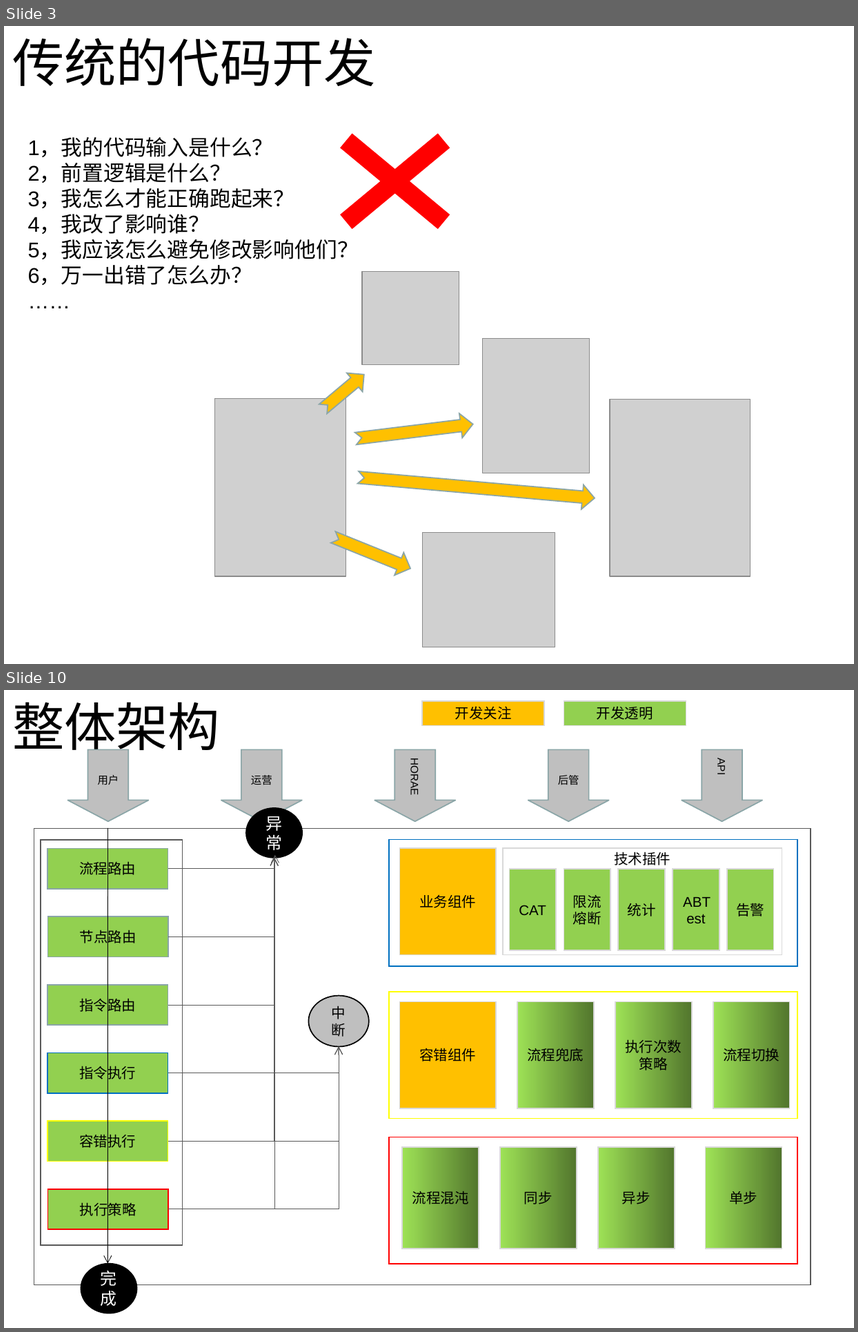
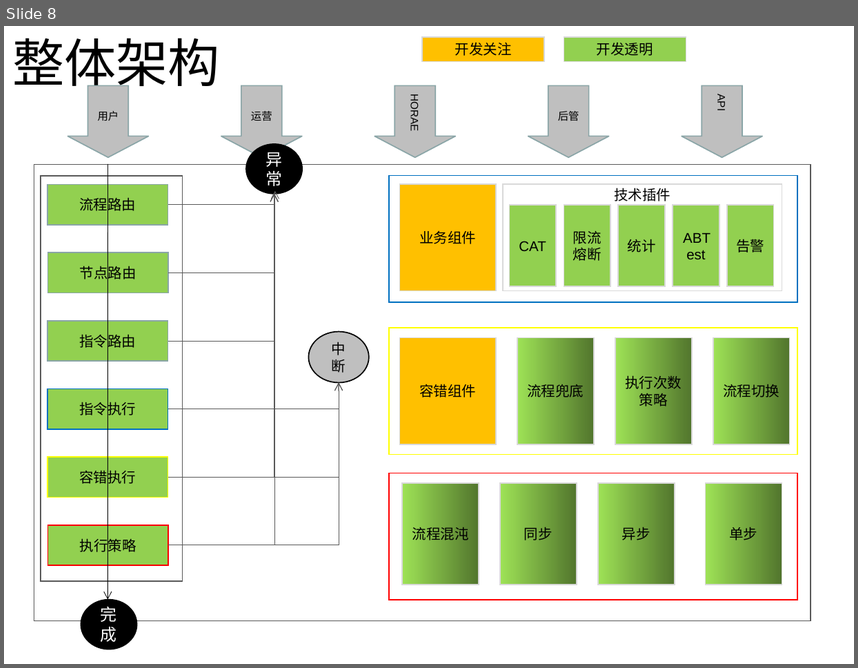
Before and after one commit to mmbbdddd/process-control, a slide deck: doc/流程编排组件说明.pptx. Shown one above the other, each under a label of ours: slides 3 and 10 before the commit, slide 8 after it; the slides between them are not shown. The pictures are 858x1332 and 858x668 pixels, drawn with LibreOffice and Linux fonts; fonts in the diff are those of the drawing; grey boxes stand for pictures. Boxes give left, top, right and bottom in pixels: in the first picture for what was removed or moved away, otherwise in the second. Text is boxed around its words. In the diff, an @@ line names an element or a change of style, - is before the commit and + after.

```diff
--- a/doc/流程编排组件说明.pptx
+++ b/doc/流程编排组件说明.pptx
@@ slide 3 removed at (4,26,854,664), background #FFFFFF @@
@@ title removed at (12,38,376,86) @@
-传统的代码开发
@@ cross removed at (301,103,488,258) @@
@@ text removed at (28,138,359,285) @@
-1，我的代码输入是什么？
-2，前置逻辑是什么？
-3，我怎么才能正确跑起来？
-4，我改了影响谁？
-5，我应该怎么避免修改影响他们？
-6，万一出错了怎么办？
-……
@@ picture removed at (362,271,459,364) @@
@@ picture removed at (483,338,590,473) @@
@@ notched right arrow removed at (315,365,372,418) @@
@@ picture removed at (215,399,346,576) @@
@@ notched right arrow removed at (354,412,475,450) @@
@@ picture removed at (610,399,751,576) @@
@@ notched right arrow removed at (357,465,595,510) @@
@@ notched right arrow removed at (329,526,415,579) @@
@@ picture removed at (422,532,555,646) @@
@@ what was slide 10 is now slide 8 @@
```
Also in this commit, not shown: 2 slides changed, 5 slides added, 9 other slides removed, 2 other files.
